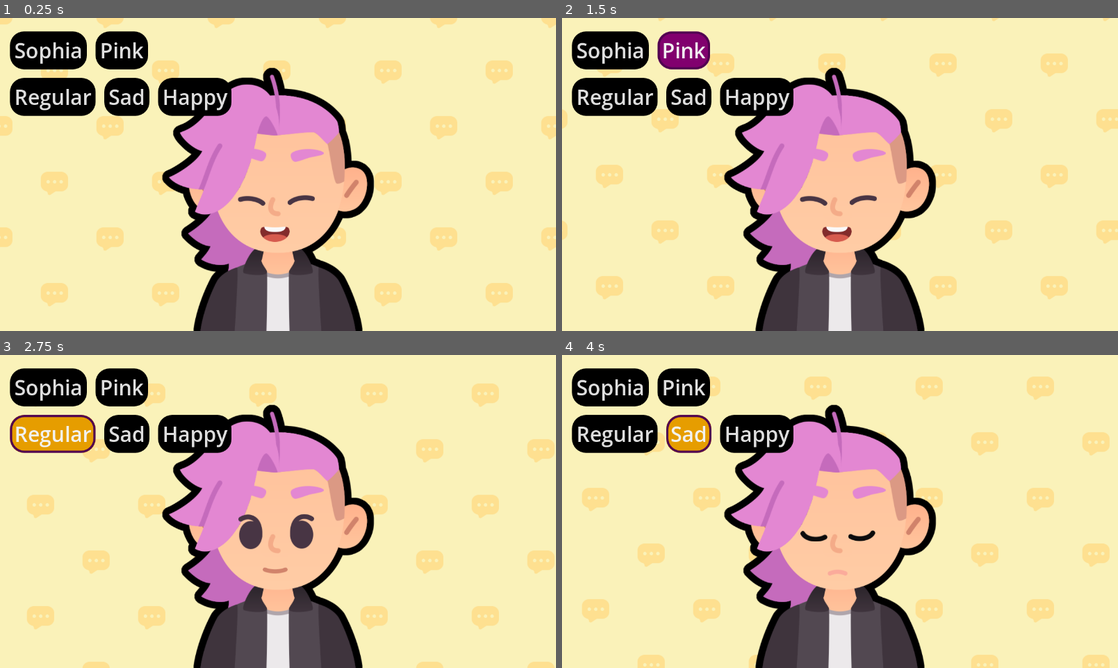
Above: before the commit, frames 1-4 (two rows, left to right).
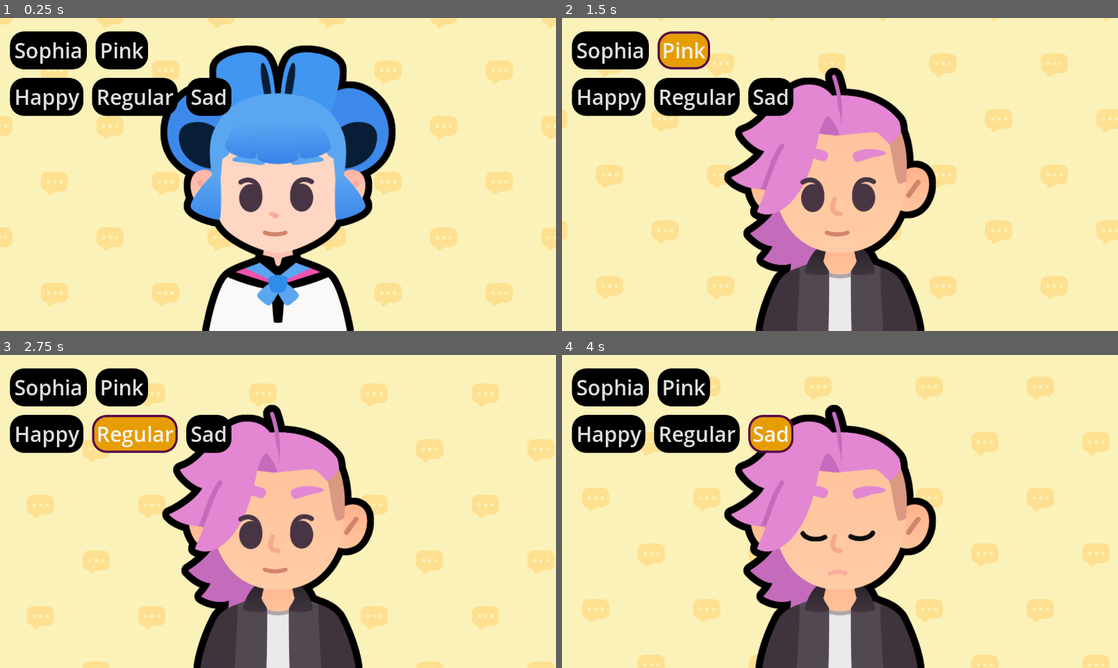
Above: after the commit, the same moments.

Repository: BNorelden/Godot-M07-Telling-a-Story
Game: Godot game, scene res://lessons/expressions.tscn
The game is run twice, just before and just after one commit, with the same random seed, the same clock (stepped at 60 frames per second) and the same inputs. The project has no main scene, so this scene is started directly.
Inputs:
- Up to frame 1 (0.25 s): no input
- Up to frame 2 (1.5 s): click "Sophia" at 0.5 s; click "Pink" at 1.25 s
- Up to frame 3 (2.75 s): click "Regular" at 2 s
- Up to frame 4 (4 s): click "Happy" at 2.75 s; click "Sad" at 3.5 s

The runs differ from the first frame. In frame 1, 29% of the frame differs, in the area x 3-72%, y 8-100%; in frame 2, 3.7%; in frame 3, 4.0%; in frame 4, 3.3%.

Commit message:
M7.L9 complete
generate buttons programmatically

Diff:
--- a/lessons/expressions.gd
+++ b/lessons/expressions.gd
@@ -3,11 +3,13 @@
 
 @onready var body: TextureRect = %Body
 @onready var expression: TextureRect = %Expression
-@onready var button_sophia: Button = %ButtonSophia
-@onready var button_pink: Button = %ButtonPink
-@onready var button_regular: Button = %ButtonRegular
-@onready var button_sad: Button = %ButtonSad
-@onready var button_happy: Button = %ButtonHappy
+#@onready var button_sophia: Button = %ButtonSophia
+#@onready var button_pink: Button = %ButtonPink
+#@onready var button_regular: Button = %ButtonRegular
+#@onready var button_sad: Button = %ButtonSad
+#@onready var button_happy: Button = %ButtonHappy
+@onready var row_bodies: HBoxContainer = %RowBodies
+@onready var row_expressions: HBoxContainer = %RowExpressions
 
 
 var bodies := {
@@ -23,22 +25,59 @@
 }
 
 func _ready() -> void:
+	#create_button_pink()
 
-	body.texture = bodies["pink"]
-	expression.texture = expressions["happy"]
+	create_buttons()
 
-	button_sophia.pressed.connect(func() -> void:
-		body.texture = bodies["sophia"]
-		)
-	button_pink.pressed.connect(func() -> void:
-		body.texture = bodies["pink"]
-		)
-	button_regular.pressed.connect(func() -> void:
-		expression.texture = expressions["regular"]
-		)
-	button_sad.pressed.connect(func() -> void:
-		expression.texture = expressions["sad"]
-		)
-	button_happy.pressed.connect(func() -> void:
-		expression.texture = expressions["happy"]
-		)
+func create_buttons() -> void:
+	for current_body: String in bodies:
+		var button := Button.new()
+		row_bodies.add_child(button)
+		button.text = current_body.capitalize()
+		button.pressed.connect(func() -> void:
+			body.texture = bodies[current_body]
+			)
+
+
+
+	for current_expression: String in expressions:
+		var button := Button.new()
+		row_expressions.add_child(button)
+		button.text = current_expression.capitalize()
+		button.pressed.connect(func() -> void:
+			expression.texture = expressions[current_expression]
+			)
+
+
+
+	#body.texture = bodies["pink"]
+	#expression.texture = expressions["happy"]
+
+	#button_sophia.pressed.connect(func() -> void:
+		#body.texture = bodies["sophia"]
+		#)
+	#button_pink.pressed.connect(func() -> void:
+		#body.texture = bodies["pink"]
+		#)
+	#button_regular.pressed.connect(func() -> void:
+		#expression.texture = expressions["regular"]
+		#)
+	#button_sad.pressed.connect(func() -> void:
+		#expression.texture = expressions["sad"]
+		#)
+	#button_happy.pressed.connect(func() -> void:
+		#expression.texture = expressions["happy"]
+		#)
+
+
+#Programmeticaly creating a button with lambda function then instan. in _ready
+#func create_button_pink() -> void:
+	#var button := Button.new()
+	#row_bodies.add_child(button)
+	#
+	#var key := "pink"
+	#button.text = key.capitalize()
+	#
+	#button.pressed.connect(func() -> void:
+		#body.texture = bodies[key]
+	#)
--- a/lessons/expressions.tscn
+++ b/lessons/expressions.tscn
@@ -6,7 +6,6 @@
 [ext_resource type="Texture2D" uid="uid://bnly1gkbxw6b5" path="res://assets/bubble_pattern.png" id="4_wsx1u"]
 [ext_resource type="Texture2D" uid="uid://copkt78vgp37i" path="res://assets/sophia.png" id="5_n84v3"]
 [ext_resource type="Texture2D" uid="uid://d000xjtr4iqtk" path="res://assets/emotion_regular.png" id="6_prhno"]
-[ext_resource type="StyleBox" uid="uid://c5iefe5351ndt" path="res://lessons/button_purple.tres" id="8_qt2dk"]
 
 [sub_resource type="ShaderMaterial" id="ShaderMaterial_rjqnu"]
 shader = ExtResource("3_1lfvv")
@@ -75,37 +74,12 @@
 offset_bottom = 31.36
 metadata/_edit_group_ = true
 
-[node name="HBoxContainer" type="HBoxContainer" parent="VBoxContainer"]
+[node name="RowBodies" type="HBoxContainer" parent="VBoxContainer"]
+unique_name_in_owner = true
 layout_mode = 2
 metadata/_edit_use_anchors_ = true
 
-[node name="ButtonSophia" type="Button" parent="VBoxContainer/HBoxContainer"]
+[node name="RowExpressions" type="HBoxContainer" parent="VBoxContainer"]
 unique_name_in_owner = true
 layout_mode = 2
-theme_override_styles/hover = ExtResource("8_qt2dk")
-text = "Sophia"
-
-[node name="ButtonPink" type="Button" parent="VBoxContainer/HBoxContainer"]
-unique_name_in_owner = true
-layout_mode = 2
-theme_override_styles/hover = ExtResource("8_qt2dk")
-text = "Pink"
-
-[node name="HBoxContainer2" type="HBoxContainer" parent="VBoxContainer"]
-layout_mode = 2
 metadata/_edit_use_anchors_ = true
-
-[node name="ButtonRegular" type="Button" parent="VBoxContainer/HBoxContainer2"]
-unique_name_in_owner = true
-layout_mode = 2
-text = "Regular"
-
-[node name="ButtonSad" type="Button" parent="VBoxContainer/HBoxContainer2"]
-unique_name_in_owner = true
-layout_mode = 2
-text = "Sad"
-
-[node name="ButtonHappy" type="Button" parent="VBoxContainer/HBoxContainer2"]
-unique_name_in_owner = true
-layout_mode = 2
-text = "Happy"
Not shown: 1 places in lessons/expressions.tscn that only renumber resources
